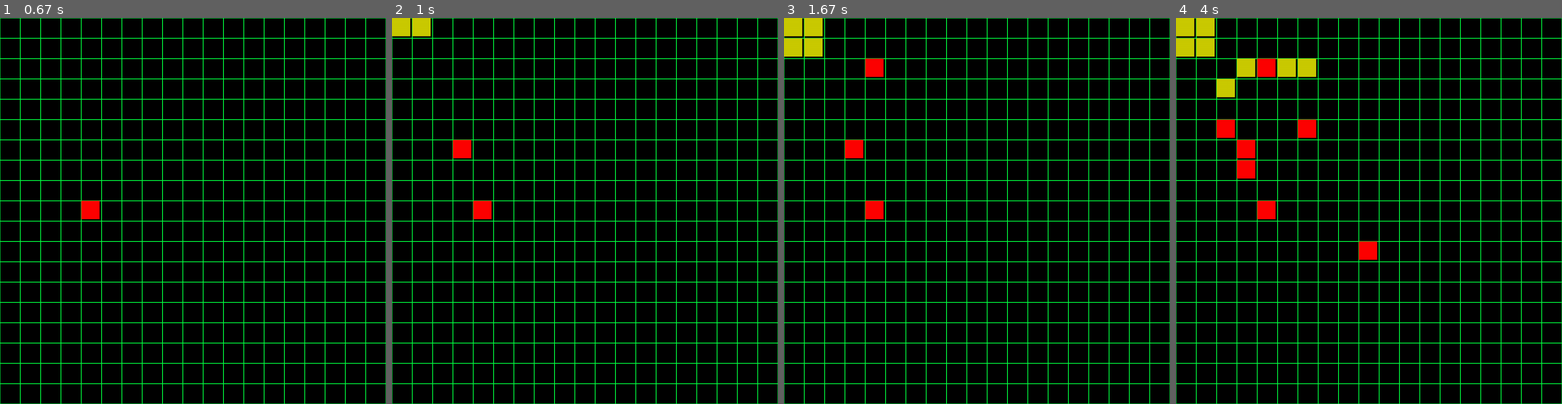
Above: before the commit, frames 1-4 (left to right).
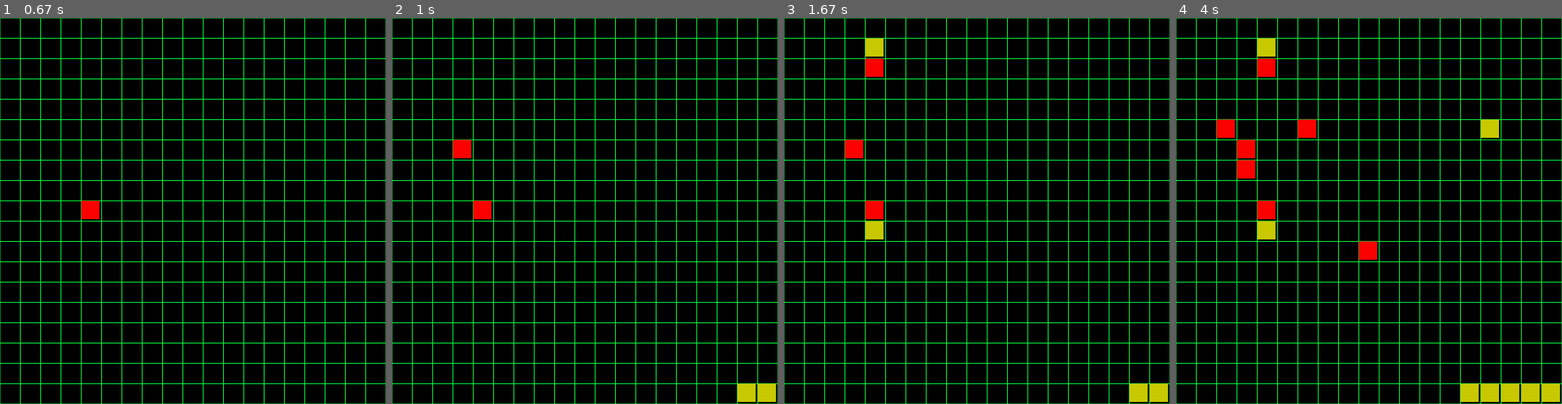
Above: after the commit, the same moments.

Repository: C355Team/Connect6
Game: pygame game, started from AI_connect6.py
Same seed, same stepped clock (60 frames per second), same inputs: the game is played once before the commit and once after it.
Inputs (mouse positions are in pixels of both pictures, inside the frame that each line leads up to):
- Up to frame 1 (0.67 s): press the mouse at (193, 238) at 0.37 s; move the mouse to (146, 226) at 0.47 s; release the mouse at (100, 214) at 0.6 s
- Up to frame 2 (1 s): click (465, 153) at 0.77 s
- Up to frame 3 (1.67 s): click (876, 68) at 1.12 s; click (980, 253) at 1.52 s
- Up to frame 4 (4 s): click (1314, 129) at 1.98 s; move the mouse to (1222, 126) at 2.3 s; click (1222, 126) at 2.52 s; move the mouse to (1245, 160) at 2.87 s; click (1245, 160) at 3.12 s; move the mouse to (1384, 195) at 3.5 s; click (1384, 195) at 3.78 s

Frame 1 is identical in both runs. In frame 2, 0.9% of the frame differs, in the area x 0-100%, y 0-100%; in frame 3, 1.8%; in frame 4, 3.7%.

Commit message:
changed alpha beta to ab_negamax

Diff:
--- a/AI_connect6.py
+++ b/AI_connect6.py
@@ -1,7 +1,7 @@
 import pygame
 import math
 import sys
-import copy
+from random import randrange
 
 pygame.init()
 
@@ -181,7 +181,10 @@
     for a_tuple in [vert, up_diag, down_diag]:
         if a_tuple[0]>max_tuple[0]:
             max_tuple = a_tuple
-
+        elif a_tuple[0]==max_tuple[0]:
+            if a_tuple[1]>max_tuple[1]:
+                max_tuple = a_tuple
+    print_board(board)  # for debugging only
     print("MAX SCORE:", max_tuple)
     return max_tuple
 
@@ -191,12 +194,12 @@
     print("Ver", vert_score(board, player, max_length, blanks_around))
     print("Hor", horiz_score(board, player, max_length, blanks_around))
 
-def score_util(board, player, is_max_player, max_length, blanks_around):
+def score_util(board, player, max_length, blanks_around):
     util = 0
     max_length, blanks_around = max_score(board, player, max_length, blanks_around)
-    max_length_opp, blanks_around_opp = max_score(board, "X", max_length, blanks_around)
-    can_win = max_length + blanks_around >= 6
-    opp_can_win = max_length_opp + blanks_around_opp >= 6
+    max_length_opp, blanks_around_opp = max_score(board, opponent(player), max_length, blanks_around)
+    can_win = (max_length + blanks_around) >= 6
+    opp_can_win = (max_length_opp + blanks_around_opp) >= 6
 
     if can_win:
         if max_length == 6:
@@ -222,11 +225,6 @@
         elif max_length_opp == 3:
             util = -35 if 35 > util else util
 
-    if not is_max_player:
-        util *= -1
-
-    return util
-
 # check available moves
 
 def in_range(board, r, c):
@@ -246,71 +244,56 @@
                 valids.append((i, j))
     return valids
 
-# two recursive functions
+def random_move(board):
+    global best_move_x, best_move_y
+
+    valids = num_valid(board)
+    random_move = valids[randrange(len(valids))]
+    best_move_x = random_move[0]
+    best_move_y = random_move[1]
+
+def opponent(player):
+    if player == 'X':
+        return 'O'
+    else:
+        return 'X'
 
 best_move_x = 0
 best_move_y = 0
-max_depth = 1
-
-def min_max(board, player, max_depth, depth, alpha, beta, is_max_player, turn):
-    global max_length, blanks_around
+
+def ab_negamax(board, player, depth, max_depth, alpha, beta):
+    global best_move_x, best_move_y, max_length, blanks_around
+
+    # previous move created win
     if win_state(board, "X") or win_state(board, "O") or depth == max_depth:
-        return score_util(board, player, is_max_player, max_length, blanks_around)
-
-    if is_max_player:
-        return get_max(board, player, max_depth, depth, alpha, beta, turn)
-    else:
-        return get_min(board, player, max_depth, depth, alpha, beta, turn)
-
-def get_min(board, player, max_depth, depth, alpha, beta, turn):
-    global best_move_x, best_move_y
-    best = sys.maxsize
-    is_max_player = True
-
-    for move in num_valid(board):
-        if turn > 0: # player 2
-            is_max_player = False
-
-        copied_board = copy.deepcopy(board)
-        copied_board[move[0]][move[1]] = player
-
-        val = min_max(copied_board, player, max_depth, depth+1, alpha, beta, is_max_player, turn+1)
-        if val < best:
-            best = val
+        max_length_copy = max_length
+        blanks_around_copy = blanks_around
+        score_util(board, player, max_length, blanks_around)
+        max_tuple = max_score(board, player, max_length_copy, blanks_around_copy)
+        return max_tuple[0] + max_tuple[1]
+
+    # board full, tie
+    moves = num_valid(board)
+    if len(moves) == 0:
+        return 0
+
+    best = -sys.maxsize
+    new_board = board
+    for move in moves:
+        new_board[move[0]][move[1]] = player
+        v = ab_negamax(new_board, opponent(player), depth+1, max_depth, -alpha, -beta)
+        best = max(best, -v)
+        if best == -v:
             best_move_x = move[0]
             best_move_y = move[1]
 
+        new_board[move[0]][move[1]] = '-'   # reset board to original
         alpha = max(alpha, best)
-
-        if beta <= alpha:
+        if alpha >= beta:
             break
 
     return best
 
-def get_max(board, player, max_depth, depth, alpha, beta, turn):
-    global best_move_x, best_move_y
-    best = -sys.maxsize - 1
-    is_max_player = False
-
-    for move in num_valid(board):
-            if turn > 0:
-                is_max_player = True
-
-            copied_board = copy.deepcopy(board)
-            copied_board[move[0]][move[1]] = player
-
-            val = min_max(copied_board, player, max_depth, depth+1, alpha, beta, is_max_player, turn+1)
-            if val > best:
-                best = val
-                best_move_x = move[0]
-                best_move_y = move[1]
-
-            alpha = max(alpha, best)
-
-            if beta <= alpha:
-                    break
-
-    return best
 
 while run:
 
@@ -341,11 +324,10 @@
                     print_all_scores(board, "X", max_length, blanks_around)
 
         else: #player 2
-            # pygame.draw.rect(WIN, (204,204,0),(r*50,c*50,45,45), 0) #yellow tile
-            min_max(board, "O", max_depth, 0, -1000, 1000, True, turn)
+            # random_move(board)
+            ab_negamax(board, 'O', 0, 1, -1000, 1000)   # board, player, depth, max_depth, alpha, beta
             board[best_move_x][best_move_y] = "O"
-            pygame.draw.rect(WIN, (204,204,0),(best_move_y*50,best_move_x*50,45,45), 0)
-            # board[c][r] = "O"
+            pygame.draw.rect(WIN, (204,204,0),(best_move_y*50,best_move_x*50,45,45), 0) #yellow tile
             if win_state(board, "O"):
                 Yellow = True
                 break
